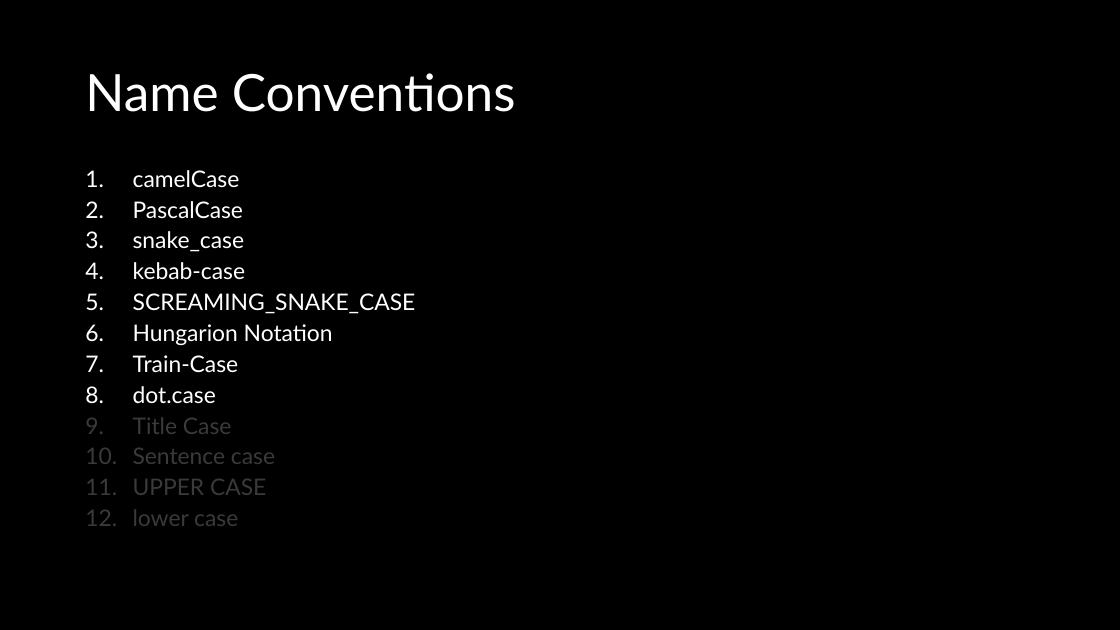
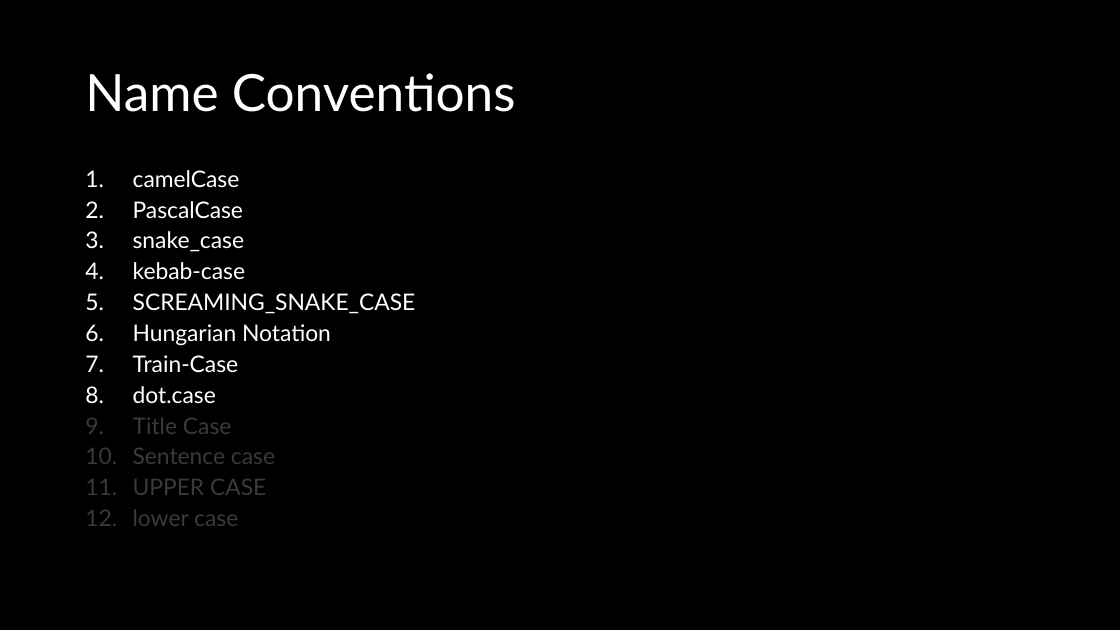
Before and after one commit to z3ph1/CleanCode-NET23, a slide deck: slide 1 of assets/Slides (2024)/pptx/2-name-conventions.pptx. Drawn at 1120x630 pixels with LibreOffice and Linux fonts; fonts in the diff are those of the drawing. Boxes give left, top, right and bottom in pixels: in the first picture for what was removed or moved away, otherwise in the second. Text is boxed around its words. In the diff, an @@ line names an element or a change of style, - is before the commit and + after.

```diff
--- a/assets/Slides (2024)/pptx/2-name-conventions.pptx
+++ b/assets/Slides (2024)/pptx/2-name-conventions.pptx
@@ text at (x1=133, y1=324, x2=331, y2=345): text changed @@
-6. Hungarion Notation
+6. Hungarian Notation
```
Also in this commit, not shown: 3 other files.
